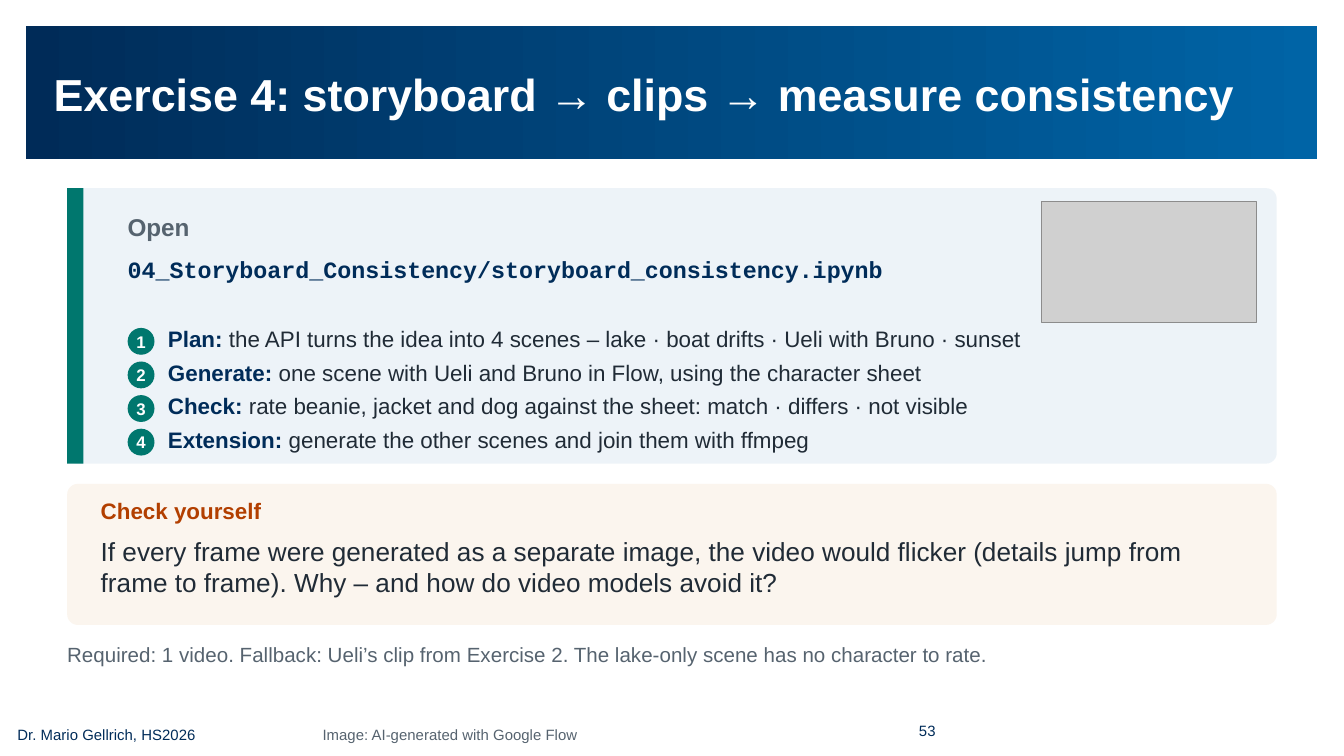
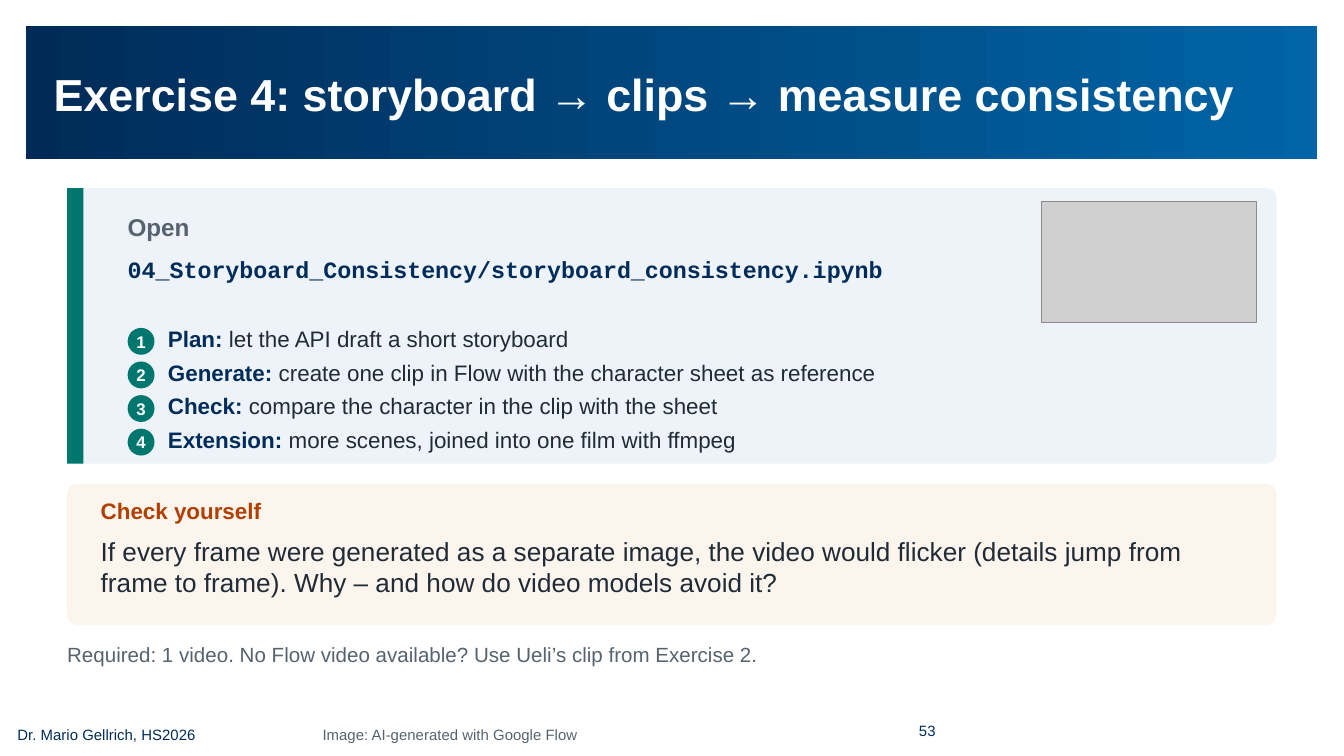
Before and after one commit to mario-gellrich-zhaw/multimodal_extraction_generation, a slide deck: slide 53 of slides/Slides_MSC_Data_Science_Week_13_EN_barrierefrei.pptx. Drawn at 1344x756 pixels with LibreOffice and Linux fonts; fonts in the diff are those of the drawing; grey boxes stand for pictures; background and template pictures are left out. Boxes give left, top, right and bottom in pixels: in the first picture for what was removed or moved away, otherwise in the second. Text is boxed around its words. In the diff, an @@ line names an element or a change of style, - is before the commit and + after.

```diff
--- a/slides/Slides_MSC_Data_Science_Week_13_EN_barrierefrei.pptx
+++ b/slides/Slides_MSC_Data_Science_Week_13_EN_barrierefrei.pptx
@@ text at (168, 330, 569, 352): text changed @@
-Plan: the API turns the idea into 4 scenes – lake · boat drifts · Ueli with Bruno · sunset
+Plan: let the API draft a short storyboard
@@ text at (168, 364, 875, 386): text changed @@
-Generate: one scene with Ueli and Bruno in Flow, using the character sheet
+Generate: create one clip in Flow with the character sheet as reference
@@ text at (168, 397, 718, 419): text changed @@
-Check: rate beanie, jacket and dog against the sheet: match · differs · not visible
+Check: compare the character in the clip with the sheet
@@ text at (168, 431, 736, 453): text changed @@
-Extension: generate the other scenes and join them with ffmpeg
+Extension: more scenes, joined into one film with ffmpeg
@@ text at (67, 647, 757, 667): text changed @@
-Required: 1 video. Fallback: Ueli’s clip from Exercise 2. The lake-only scene has no character to rate.
+Required: 1 video. No Flow video available? Use Ueli’s clip from Exercise 2.
```
Also in this commit, not shown: 4 other slides changed, 5 other files.
